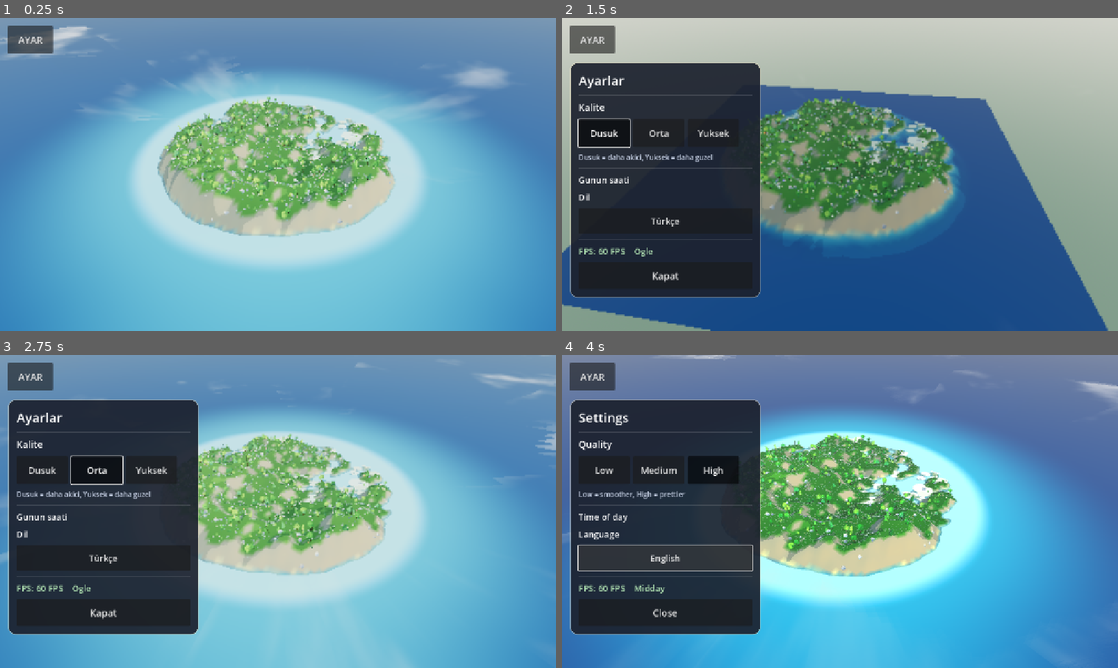
Above: before the commit, frames 1-4 (two rows, left to right).
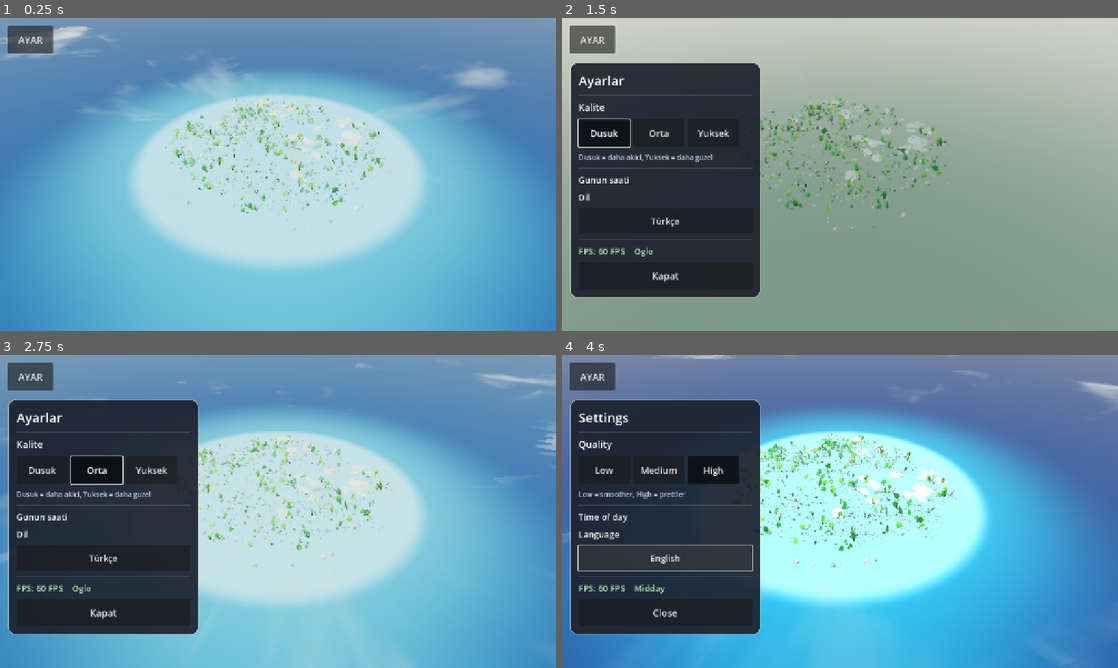
Above: after the commit, the same moments.

Repository: eraslan19j/game
Game: Godot game, scene res://scenes/world/world.tscn
Two runs of this game, one before a commit and one after it. Both use one fixed random seed, a clock stepped at 60 frames per second and the inputs below.
Inputs:
- Up to frame 1 (0.25 s): no input
- Up to frame 2 (1.5 s): click "AYAR" at 0.5 s; click "Dusuk" at 1.25 s
- Up to frame 3 (2.75 s): click "Orta" at 2 s
- Up to frame 4 (4 s): click "Yuksek" at 2.75 s; click "Türkçe" at 3.5 s

The runs differ from the first frame. In frame 1, 14% of the frame differs, in the area x 28-71%, y 25-70%; in frame 2, 40%, in the area x 0-99%, y 21-100%; in frame 3, 12%; in frame 4, 12%.
Error after the commit: Out of bounds set index '0' (on base: 'PackedInt32Array') (res://scripts/world/terrain.gd:193)

Commit message:
Arazi: deniz altindaki kare taban artik hic uretilmiyor (kare artefaktinin asil cozumu)
Co-authored-by: arena-agent <297053741+arena-agent@users.noreply.github.com>

Diff:
--- a/scripts/world/terrain.gd
+++ b/scripts/world/terrain.gd
@@ -169,6 +169,12 @@
 			norms[idx] = nrm
 			cols[idx] = _color_for(h, nrm.y)
 
+	# ONEMLI: deniz seviyesinin ALTINDA kalan (deniz tabani) kareler HIC
+	# uretilmez. Arazi 200x200 m'lik bir kare oldugu icin, taban uretildiginde
+	# su yuzeyiyle derinlik catismasi yasaniyor ve goruntude belirgin bir KARE
+	# olusuyordu. Sadece adanin kendisi cizilince boyle bir yuzey kalmiyor;
+	# su zaten her yeri kapliyor. Kiyi hatti da daha dogal gorunuyor.
+	const SEA_CULL: float = -0.45
 	var indices := PackedInt32Array()
 	indices.resize(grid_cells * grid_cells * 6)
 	var k: int = 0
@@ -178,6 +184,10 @@
 			var i1: int = i0 + 1
 			var i2: int = i0 + n
 			var i3: int = i2 + 1
+			# Dordu de denizin altindaysa bu kareyi atla.
+			if heights[i0] < SEA_CULL and heights[i1] < SEA_CULL \
+					and heights[i2] < SEA_CULL and heights[i3] < SEA_CULL:
+				continue
 			# Saat yonunun tersi (yukari bakan yuz): ConcavePolygonShape3D
 			# tek tarafli oldugu icin yon onemli — yanlissa isin/carpisma gecmez.
 			indices[k] = i0
@@ -188,6 +198,7 @@
 			indices[k + 1] = i3
 			indices[k + 2] = i2
 			k += 3
+		indices.resize(k)
 
 	var arrays := []
 	arrays.resize(Mesh.ARRAY_MAX)
Binary file changed: ci_dbg_nonature.png
Binary file changed: ci_dbg_noterrain.png
Binary file changed: ci_dbg_nowater.png
Binary file changed: ci_dbg_skyonly.png
